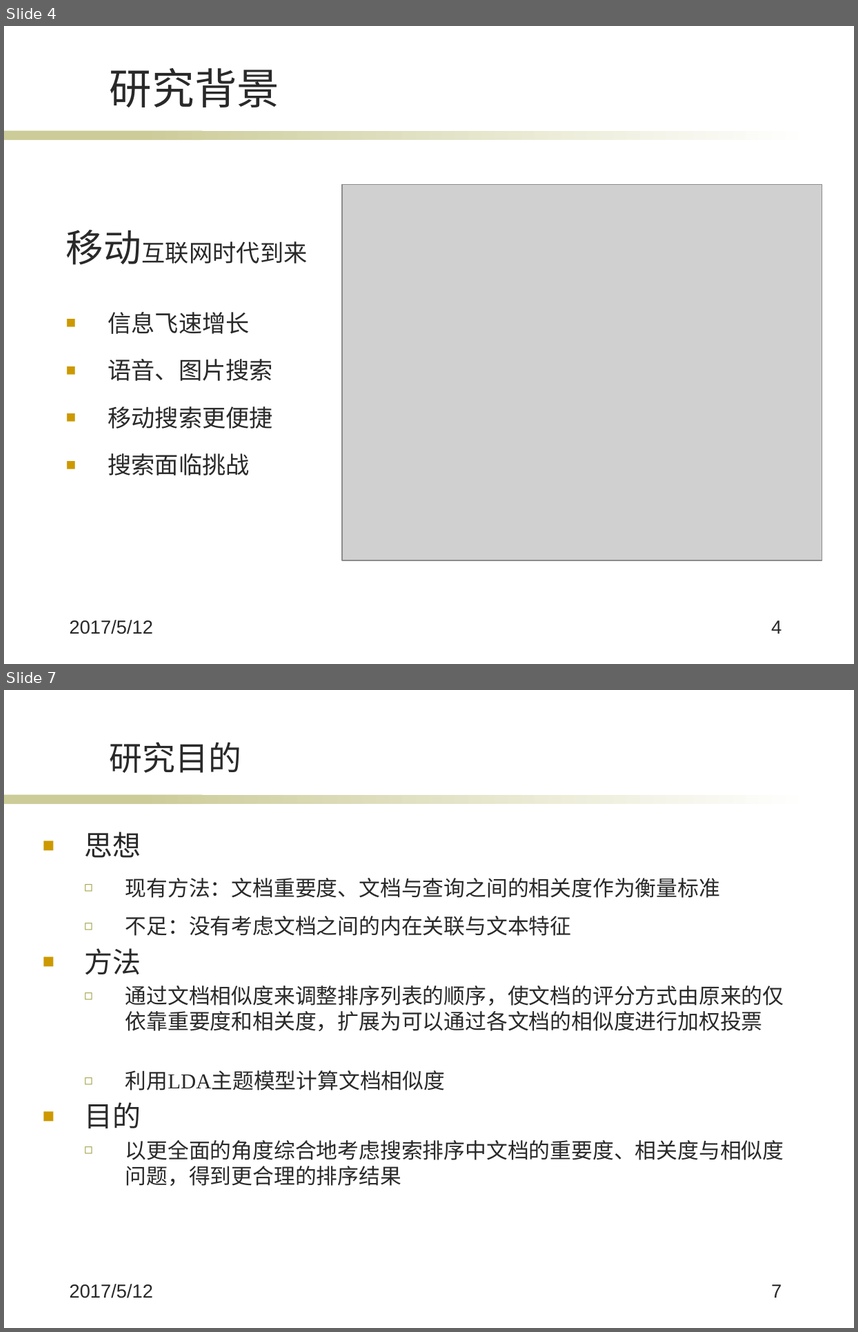
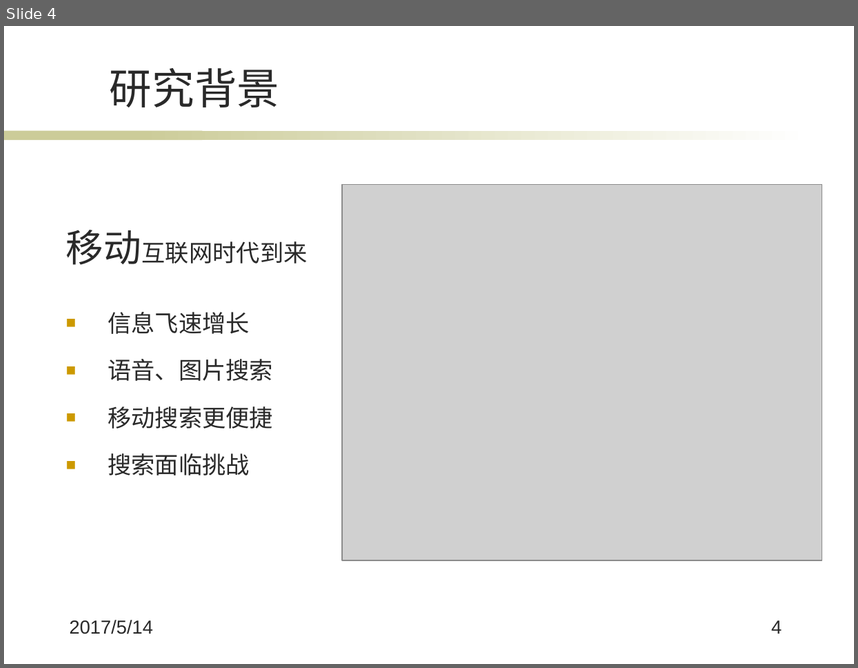
Before and after one commit to wqpod2g/paper, a slide deck: 毕业答辩ppt.pptx. Shown one above the other, each under a label of ours: slides 4 and 7 before the commit, slide 4 after it; the slides between them are not shown. The pictures are 858x1332 and 858x668 pixels, drawn with LibreOffice and Linux fonts; fonts in the diff are those of the drawing; grey boxes stand for pictures; background and template pictures are left out. Boxes give left, top, right and bottom in pixels: in the first picture for what was removed or moved away, otherwise in the second. Text is boxed around its words. In the diff, an @@ line names an element or a change of style, - is before the commit and + after.

```diff
--- a/毕业答辩ppt.pptx
+++ b/毕业答辩ppt.pptx
@@ slide 7 removed at box(4, 690, 854, 1328), background #FFFFFF; not listed: 2 template elements that a slide beside it also shows @@
@@ title removed at box(110, 742, 241, 773) @@
-研究目的
@@ text removed at box(84, 831, 784, 1185) @@
-■ 思想
-  ◻ 现有方法：文档重要度、文档与查询之间的相关度作为衡量标准
-  ◻ 不足：没有考虑文档之间的内在关联与文本特征
-■ 方法
-  ◻ 通过文档相似度来调整排序列表的顺序，使文档的评分方式由原来的仅依靠重要度和相关度，扩展为可以通过各文档的相似度进行加权投票
-  ◻ 利用LDA主题模型计算文档相似度
-■ 目的
-  ◻ 以更全面的角度综合地考虑搜索排序中文档的重要度、相关度与相似度问题，得到更合理的排序结果
@@ text removed at box(70, 1283, 153, 1298) @@
-2017/5/12
@@ page number removed at box(771, 1284, 782, 1297) @@
-7
@@ slide 4 changed as well @@
@@ text at box(70, 619, 153, 634): text changed @@
-2017/5/12
+2017/5/14
```
Also in this commit, not shown: 18 other slides changed, 3 slides added, 10 other slides removed.
